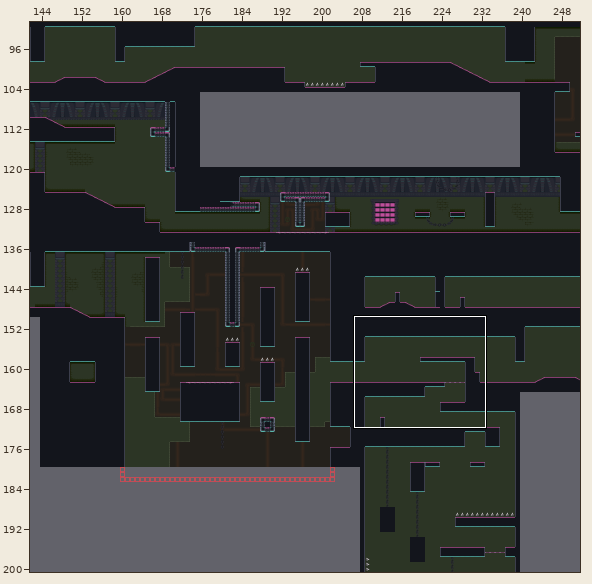
Two versions of a level (Tiled map, maps/temple3.tmx). Above, an overview of the earlier version with the close-up marked.
Close-up. Before:
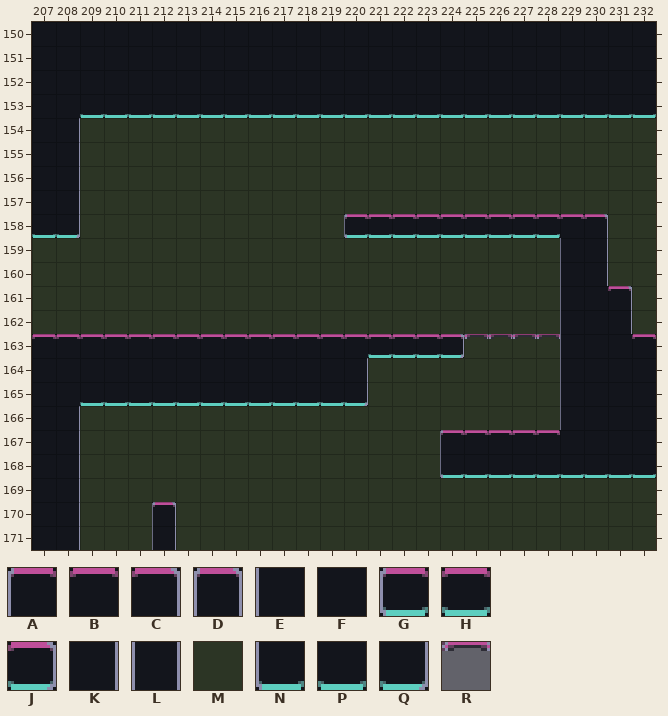
Cells are 16x16 px. Shown: x 207..232, y 150..171. The commit also changed other parts of the map, which this record leaves out.
Key: from "temple3": A 0, B 1, C 6, D 7, E 32, F 33, G 34, H 35, J 36, K 38, L 39, M 55, N 64, P 65, Q 70, R 200.
_ is an empty cell, # one hidden under a higher layer.
Layers that did not change in this view are not listed.
Layer "far" before, first column x 207:
150 ##########################
151 ##########################
152 ##########################
153 ##########################
154 ##MMMMMMMMMMMMMMMMMMMMMMMM
155 ##MMMMMMMMMMMMMMMMMMMMMMMM
156 ##MMMMMMMMMMMMMMMMMMMMMMMM
157 ##MMMMMMMMMMMMMMMMMMMMMMMM
158 ##MMMMMMMMMMM###########MM
159 MMMMMMMMMMMMMMMMMMMMMM##MM
160 MMMMMMMMMMMMMMMMMMMMMM##MM
161 MMMMMMMMMMMMMMMMMMMMMM###M
162 MMMMMMMMMMMMMMMMMMMMMM###M
163 ##################MMMM####
164 ##############MMMMMMMM####
165 ##############MMMMMMMM####
166 ##MMMMMMMMMMMMMMMMMMMM####
167 ##MMMMMMMMMMMMMMM#########
168 ##MMMMMMMMMMMMMMM#########
169 ##MMMMMMMMMMMMMMMMMMMMMMMM
170 ##MMM#MMMMMMMMMMMMMMMMMMMM
171 ##MMM#MMMMMMMMMMMMMMMMMMMM
Layer "front" before, first column x 207:
150 FFFFFFFFFFFFFFFFFFFFFFFFFF
151 FFFFFFFFFFFFFFFFFFFFFFFFFF
152 FFFFFFFFFFFFFFFFFFFFFFFFFF
153 FFPPPPPPPPPPPPPPPPPPPPPPPP
154 FK________________________
155 FK________________________
156 FK________________________
157 FK________________________
158 PQ___________GHHHHHHHHBC__
159 ______________________EK__
160 ______________________EK__
161 ______________________EFC_
162 ______________________EFK_
163 BBBBBBBBBBBBBBHHHJRRRREFFB
164 FFFFFFFFFFFFFK________EFFF
165 FFPPPPPPPPPPPQ________EFFF
166 FK____________________EFFF
167 FK_______________ABBBBFFFF
168 FK_______________NPPPPPPPP
169 FK________________________
170 FK___D____________________
171 FK___L____________________
After:
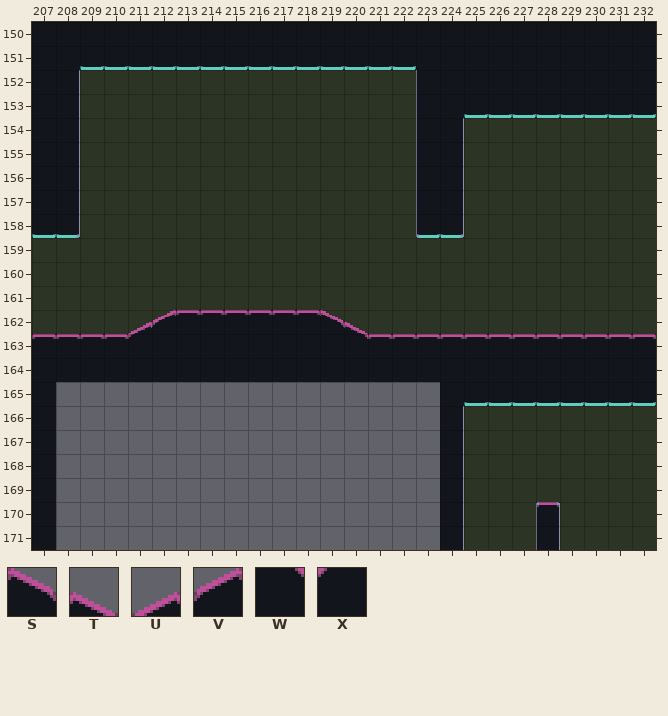
Further tiles: from "temple3": S 8, T 9, U 12, V 13, W 41, X 44.
What changed:
Layer "far":
y 165: x 208..223 #############MMM -> ________________
y 166..169: x 208..223 #MMMMMMMMMMMMMMM -> ________________
y 170..171: x 208..223 #MMM#MMMMMMMMMMM -> ________________
Layer "front":
y 151: x 209..222 FFFFFFFFFFFFFF -> PPPPPPPPPPPPPP
y 152: x 208..223 FFFFFFFFFFFFFFFF -> K______________E
y 153: x 208..224 FPPPPPPPPPPPPPPPP -> K______________EF
y 154..157: x 223..224 __ -> EK
y 158: x 220..230 GHHHHHHHHBC -> ___NQ______
y 159..160: x 229..230 EK -> __
y 161: x 229..231 EFC -> ___
y 162: x 211..220 __________ -> UVBBBBBBST; x 229..231 EFK -> ___
y 163: x 211..231 BBBBBBBBBBHHHJRRRREFF -> XFFFFFFFFWBBBBBBBBBBB
y 164: x 220..229 K________E -> FFFFFFFFFF
y 165: x 208..220 FPPPPPPPPPPPQ -> _____________; x 224..232 _____EFFF -> FPPPPPPPP
y 166: x 208 K -> _; x 224 _ -> K; x 229..232 EFFF -> ____
y 167: x 208 K -> _; x 224..232 ABBBBFFFF -> K________
y 168: x 208 K -> _; x 224..232 NPPPPPPPP -> K________
y 169: x 208 K -> _; x 224 _ -> K
y 170: x 208 K -> _; x 212 D -> _; x 224 _ -> K; x 228 _ -> D
y 171: x 208 K -> _; x 212 L -> _; x 224 _ -> K; x 228 _ -> L
